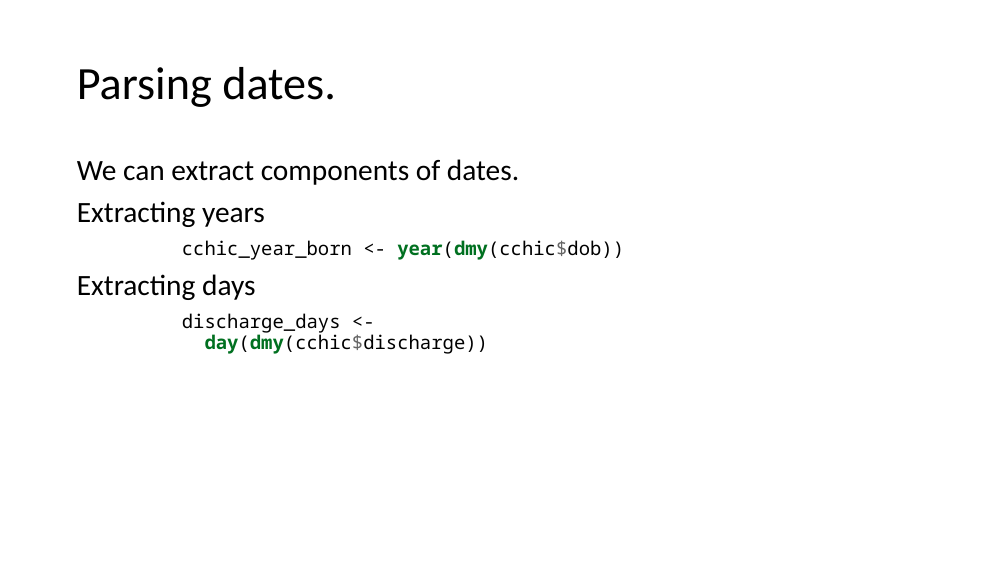
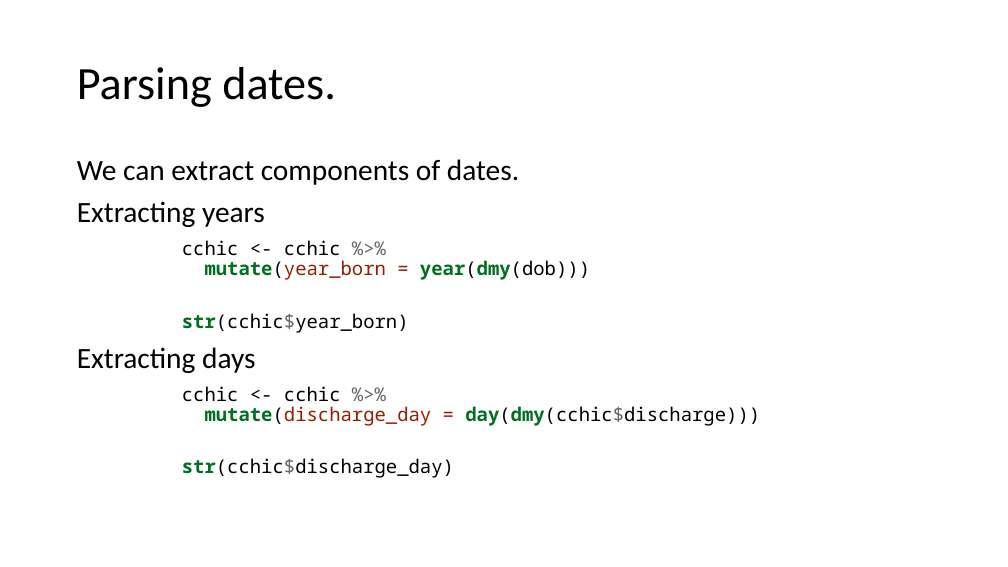
Before and after one commit to uclh-criu/learning-datascience, a slide deck: slide 26 of Workshops/Workshop4.pptx. Drawn at 1008x567 pixels with LibreOffice and Linux fonts; fonts in the diff are those of the drawing. Boxes give left, top, right and bottom in pixels: in the first picture for what was removed or moved away, otherwise in the second. Text is boxed around its words. In the diff, an @@ line names an element or a change of style, - is before the commit and + after.

```diff
--- a/Workshops/Workshop4.pptx
+++ b/Workshops/Workshop4.pptx
@@ text at [182,240,590,333]: text changed @@
-cchic_year_born <- year(dmy(cchic$dob))
+cchic <- cchic %>%
+mutate(year_born = year(dmy(dob)))
+str(cchic$year_born)
@@ text at [182,386,760,478]: text changed @@
-discharge_days <-
-day(dmy(cchic$discharge))
+cchic <- cchic %>%
+mutate(discharge_day = day(dmy(cchic$discharge)))
+str(cchic$discharge_day)
```
Also in this commit, not shown: 1 other slide changed, 1 slide added, 3 slides removed, 9 other files.
